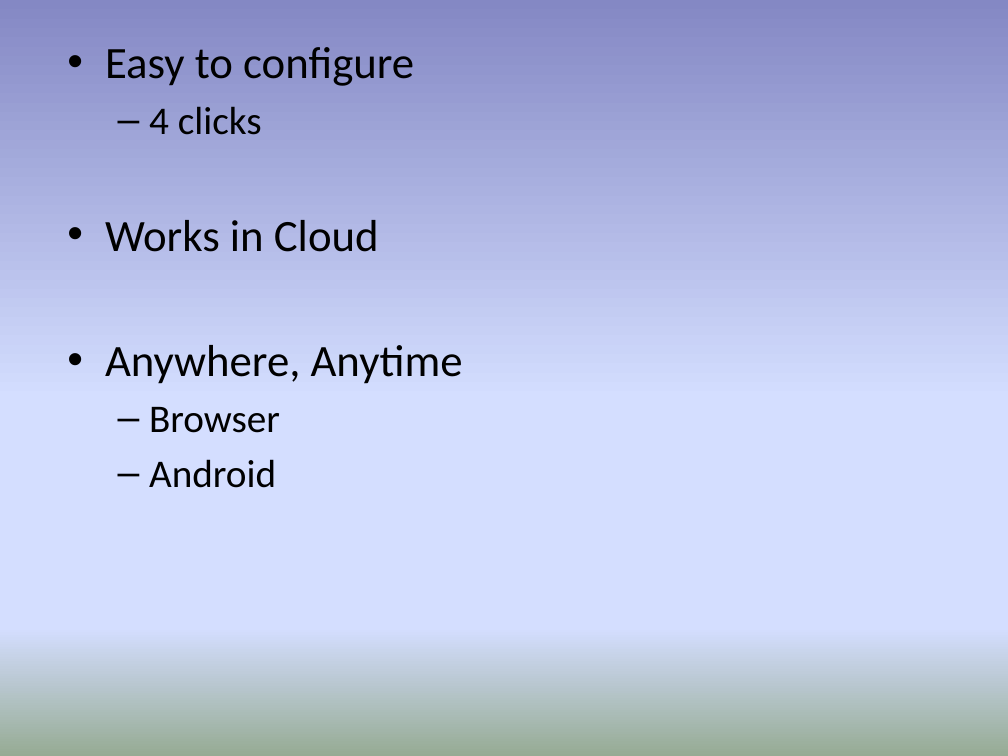
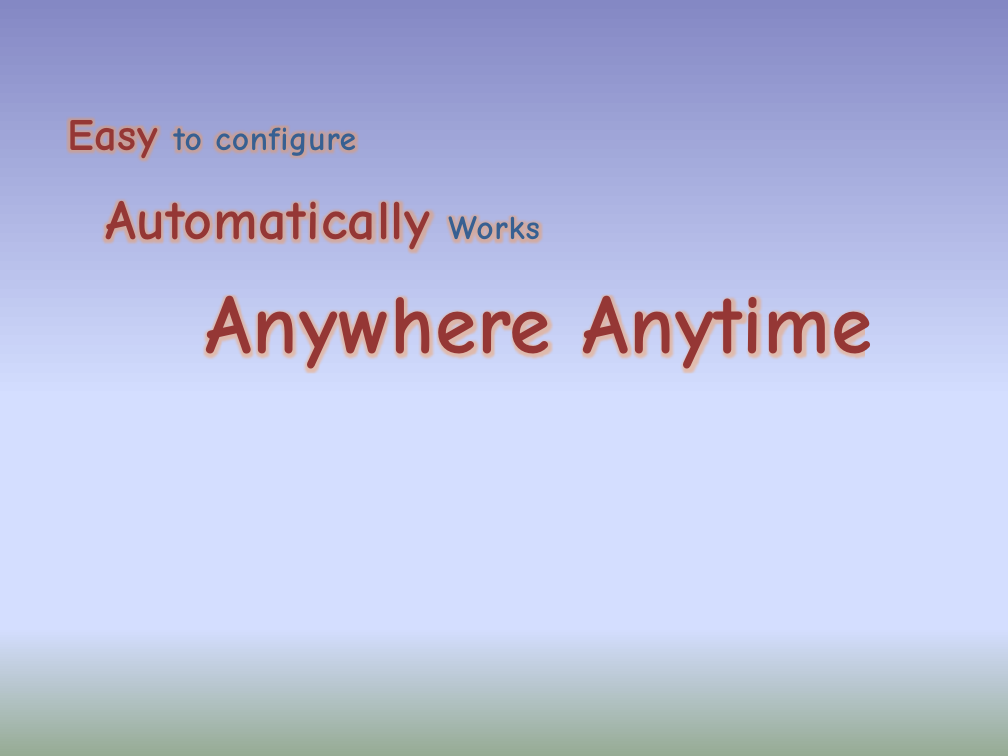
Before and after one commit to TwentySevenC/flickr2twitter, a slide deck: slide 5 of docs/socialHub.pptx. Drawn at 1008x756 pixels with LibreOffice and Linux fonts; fonts in the diff are those of the drawing. Boxes give left, top, right and bottom in pixels: in the first picture for what was removed or moved away, otherwise in the second. Text is boxed around its words. In the diff, an @@ line names an element or a change of style, - is before the commit and + after.

```diff
--- a/docs/socialHub.pptx
+++ b/docs/socialHub.pptx
@@ text "Easy to configure": place and size @@
-text "Easy to configure" at (105,47,463,488)
+text "Easy to configure" at (67,120,872,372)
@@ text at (67,120,356,160): size 32 to 24 pt, text colour #000000 to #376092 in "to configure"; font Calibri to Comic Neue, letter spacing 0 to 0.5 pt, letter outline none to #101A26 1.06 pt, bold on in "Easy to configure"; text colour #000000 to #953735 in "Easy"; bullet • to none; less space between paragraphs @@
@@ text at (105,200,872,372): text changed; size 32 to 60 pt; font Calibri to Comic Neue; text colour #000000 to #953735; bold on @@
-  – 4 clicks
-• Works in Cloud
-• Anywhere, Anytime
-  – Browser
-  – Android
+Automatically Works
+Anywhere Anytime
```
Also in this commit, not shown: 3 other slides changed, 1 slide added, 1 slide removed.
